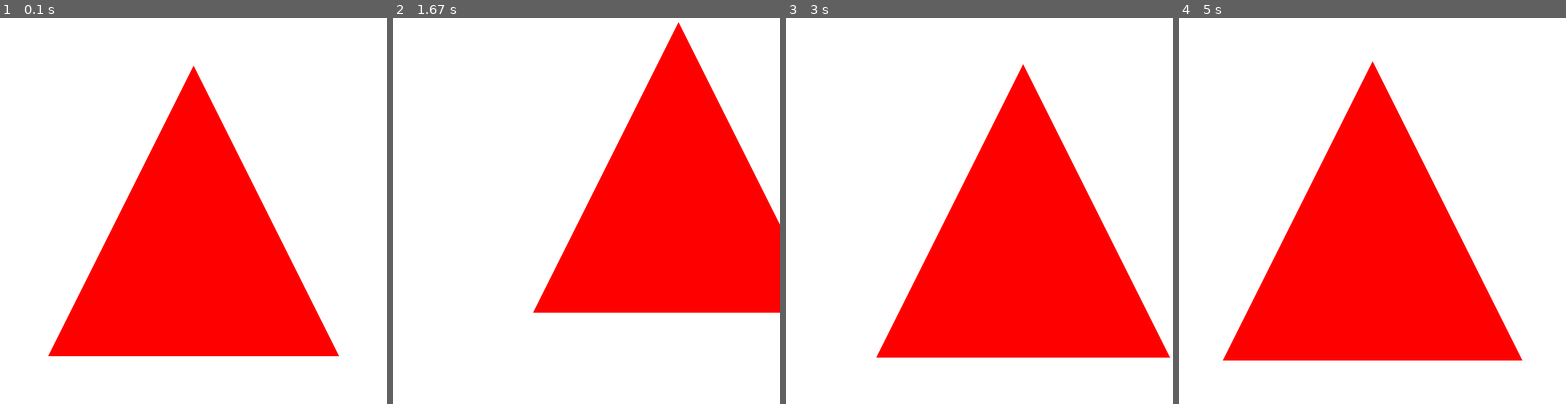
Above: before the commit, frames 1-4 (left to right).
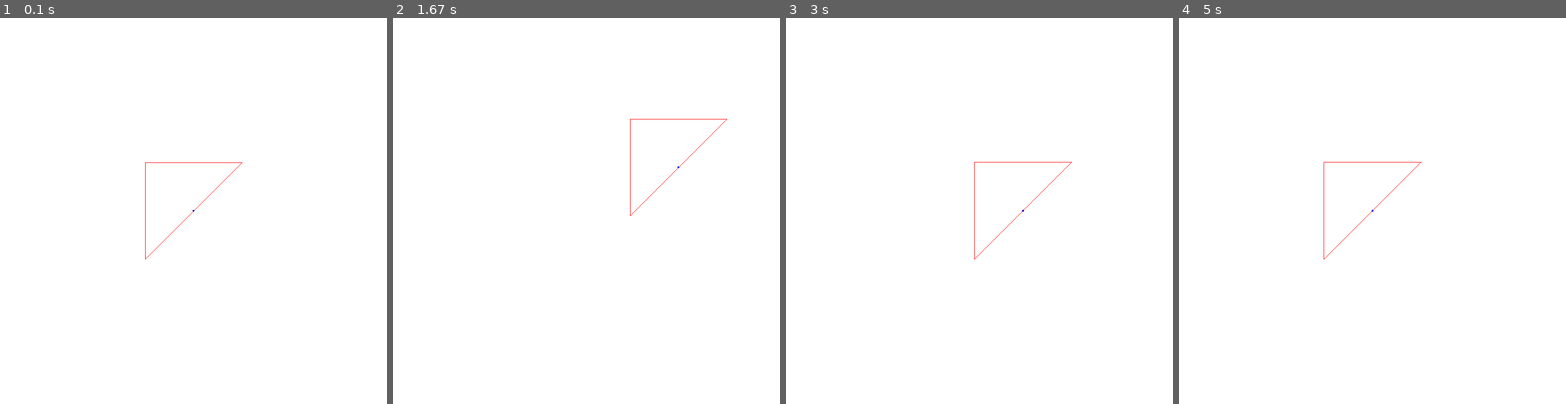
Above: after the commit, the same moments.

Repository: FRAZ5094/pygame
Game: pygame game, started from 3D/3D.py
Same seed, same stepped clock (60 frames per second), same inputs: the game is played once before the commit and once after it.
Inputs:
- Up to frame 1 (0.1 s): no input
- Up to frame 2 (1.67 s): tap U at 0.33 s; hold D 0.67-1.13 s; hold W 1.17-1.47 s; hold D from 1.5 s (still down); tap T at 1.65 s
- Up to frame 3 (3 s): release D at 1.97 s; hold A 2-2.53 s; hold S 2.57-2.87 s; hold A from 2.9 s (still down)
- Up to frame 4 (5 s): tap T at 3.05, 4.55 s; release A at 3.3 s; hold W 3.33-3.7 s; tap U at 3.48, 4.95 s; hold D 3.73-4.37 s; hold S 4.4-4.77 s; hold A from 4.8 s (still down)

The runs differ from the first frame. In frame 1, 28% of the frame differs, in the area x 12-88%, y 12-88%; in frame 2, 27%; in frame 3, 29%; in frame 4, 30%, in the area x 11-89%, y 11-89%.

Commit message:
finished rotation

Diff:
--- a/3D/3D.py
+++ b/3D/3D.py
@@ -7,10 +7,13 @@
 WIDTH = 800
 HEIGHT = 800
 FPS = 30
-scaleFactor=1
+scaleFactor=100
 theta=0
-x=0
-y=0
+startx=400
+x=startx
+starty=400
+y=starty
+
 z=0
 
 WHITE = (255, 255, 255)
@@ -21,8 +24,8 @@
 
 
 
-screen_x = 1500
-screen_y = 300
+screen_x = 500
+screen_y = 200
 os.environ['SDL_VIDEO_WINDOW_POS'] = "%d,%d" % (screen_x,screen_y)
 pygame.init()
 screen = pygame.display.set_mode((WIDTH, HEIGHT))
@@ -43,9 +46,9 @@
     screen.fill(WHITE)
 
     verticies=np.array([
-    np.array([400,100,0,1]),
-    np.array([100,700,0,1]),
-    np.array([700,700,0,1]),
+    np.array([-1,-1,0,1]),
+    np.array([-1,1,0,1]),
+    np.array([1,-1,0,1]),
     ])
 
     pressed = pygame.key.get_pressed()
@@ -67,33 +70,25 @@
     if pressed[pygame.K_a]:
         x-=10
     if pressed[pygame.K_u]:
-        x=0
-        y=0
+        x=startx
+        y=starty
         z=0
         theta=0
 
+    translationMatrix = getTranslationMatrix(x,y,z)
+    scaleMatrix = getScaleMatrix(scaleFactor,scaleFactor,scaleFactor,x,y,0)
+    rotationYMatrix = getRotationYMatrix(np.deg2rad(theta),x,y,z)
 
     for i in range(len(verticies)):
-        translationMatrix = getTranslationMatrix(x,y,0)
-        scaleMatrix = getScaleMatrix(scaleFactor,scaleFactor,scaleFactor,400,400,0)
-        rotationYMatrix = getRotationYMatrix(np.deg2rad(theta))
-        verticies[i]=translationMatrix.dot(scaleMatrix.dot(rotationYMatrix.dot(verticies[i])))
+        verticies[i]=rotationYMatrix.dot(scaleMatrix.dot(translationMatrix.dot(verticies[i])))
 
     verticies_tuples=[]
     for vertex in verticies:
         verticies_tuples.append((vertex[0],vertex[1]))
 
-    pygame.draw.polygon(screen,RED,verticies_tuples)
+    pygame.draw.polygon(screen,RED,verticies_tuples, width=1)
 
-    # for i in range(len(verticies)):
-        # if i==len(verticies)-1:
-            # pygame.draw.line(screen, BLACK, (verticies[i][0],verticies[i][1]), (verticies[0][0],verticies[0][1]))
-        # else:
-            # pygame.draw.line(screen, BLACK, (verticies[i][0],verticies[i][1]), (verticies[i+1][0],verticies[i+1][1]))
-
-    # pygame.draw.line(screen, RED,(400,400),(400,400))
-
-
+    pygame.draw.circle(screen,BLUE,(x,y),2)
 
     pygame.display.flip()
 
--- a/3D/matrix_functions.py
+++ b/3D/matrix_functions.py
@@ -20,12 +20,31 @@
         ])
     return m
 
-def getRotationYMatrix(theta):
+def getRotationYMatrix(theta,Ox,Oy,Oz):
 
-    m = np.array([
+    T=getTranslationMatrix(Ox,Oy,Oz)
+    Tb=getTranslationMatrix(-Ox,-Oy,-Oz)
+
+    R = np.array([
         [np.cos(theta),0,0,0],
         [0,1,0,0],
         [-np.sin(theta),0,np.cos(theta),0],
         [0,0,0,1],
         ])
-    return m
+
+    return T.dot(R.dot(Tb))
+
+class triangle:
+    def __init__(self,verticies):
+        self.verticies=verticies
+
+class matrix:
+    def __init__(self,array):
+        self.m=np.array(array)
+
+
+class vertex:
+    def __init__(self,x,y,z):
+        self.x=x
+        self.y=y
+        self.z=z
